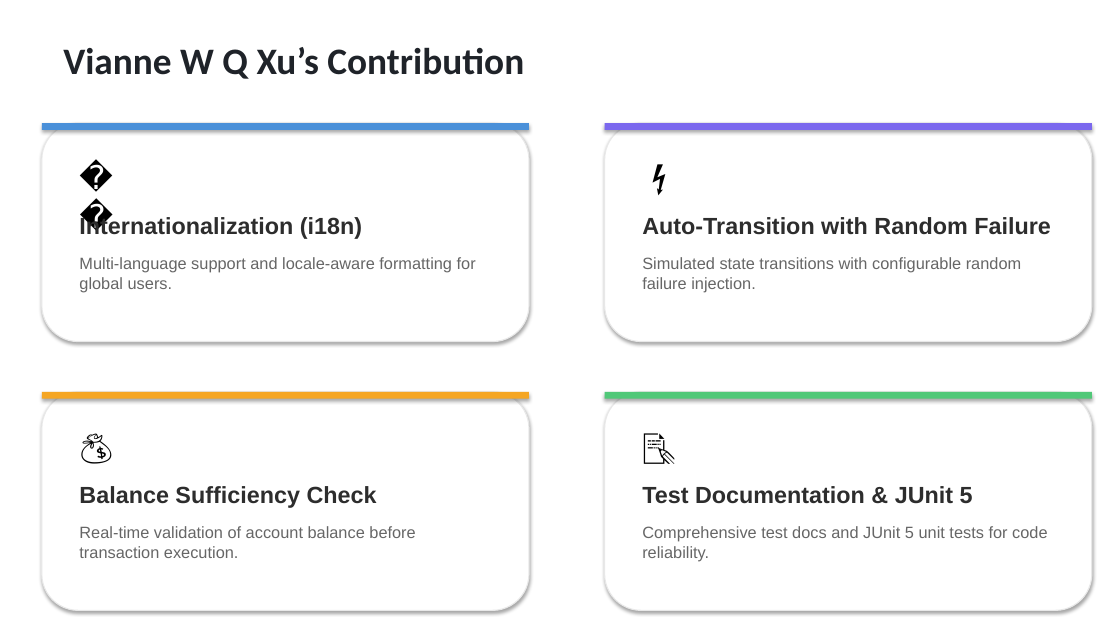
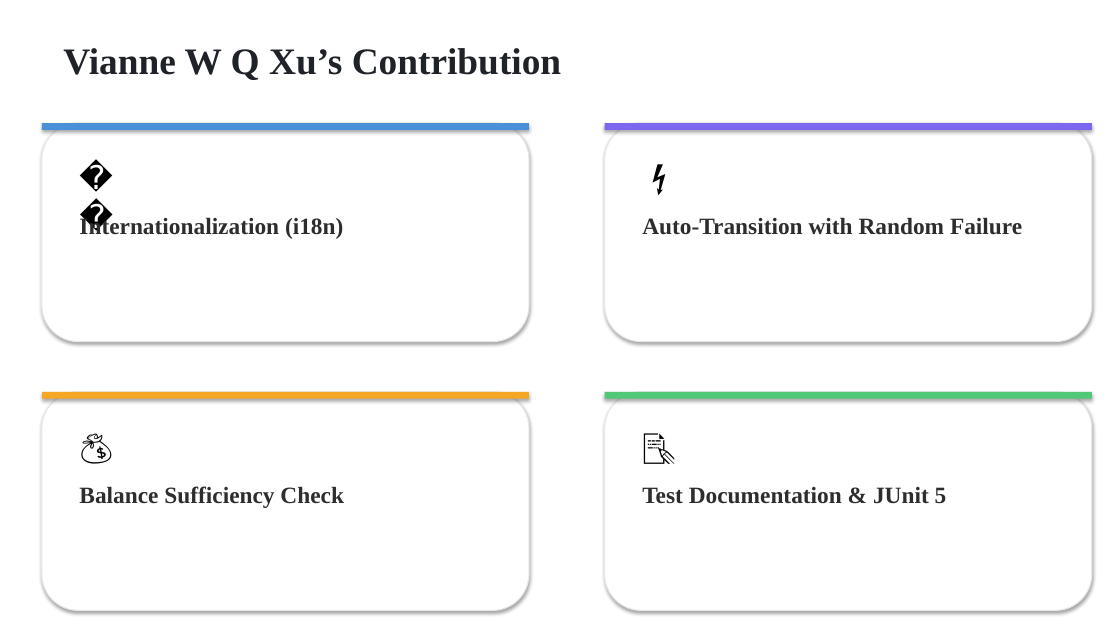
Before and after one commit to Neueda-Learning/Six, a slide deck: slide 10 of Payments-Processing-Presentation.pptx (slide 12 before the commit). Drawn at 1120x630 pixels with LibreOffice and Linux fonts; fonts in the diff are those of the drawing. Boxes give left, top, right and bottom in pixels: in the first picture for what was removed or moved away, otherwise in the second. Text is boxed around its words. In the diff, an @@ line names an element or a change of style, - is before the commit and + after.

```diff
--- a/Payments-Processing-Presentation.pptx
+++ b/Payments-Processing-Presentation.pptx
@@ text "Vianne W Q Xu’s Contribution" at (x1=63, y1=48, x2=561, y2=80): font Calibri to Times New Roman @@
@@ font Arial to Times New Roman in 4 elements at (x1=285, y1=218, x2=343, y2=239), (x1=642, y1=218, x2=1022, y2=235), (x1=79, y1=486, x2=344, y2=508), (x1=642, y1=487, x2=947, y2=504) @@
@@ group removed at (x1=79, y1=257, x2=1047, y2=561): 4 texts @@
-Multi-language support and locale-aware formatting for global users.
-Simulated state transitions with configurable random failure injection.
-Real-time validation of account balance before transaction execution.
-Comprehensive test docs and JUnit 5 unit tests for code reliability.
```
Also in this commit, not shown: 9 other slides changed, 4 slides added, 5 slides removed.
